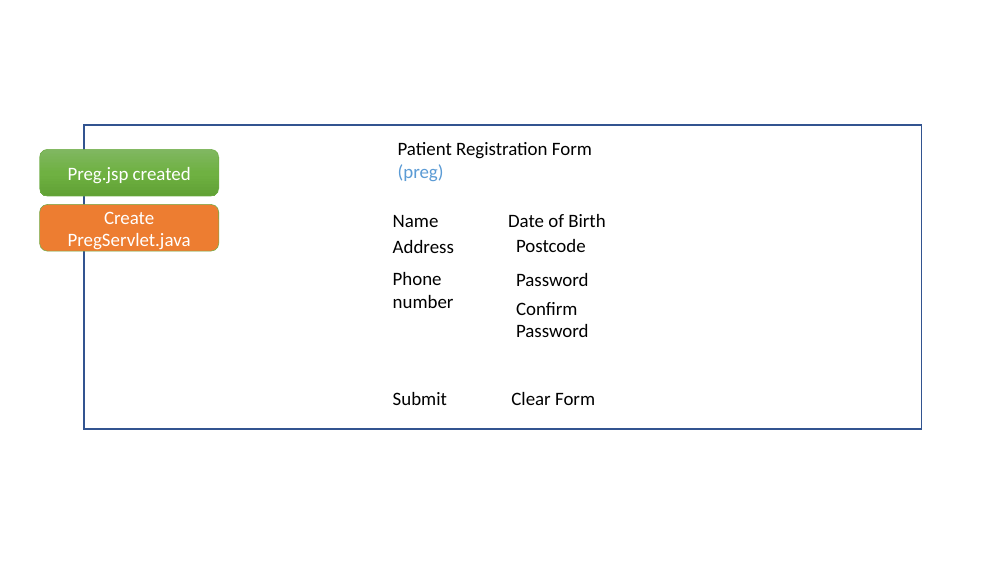
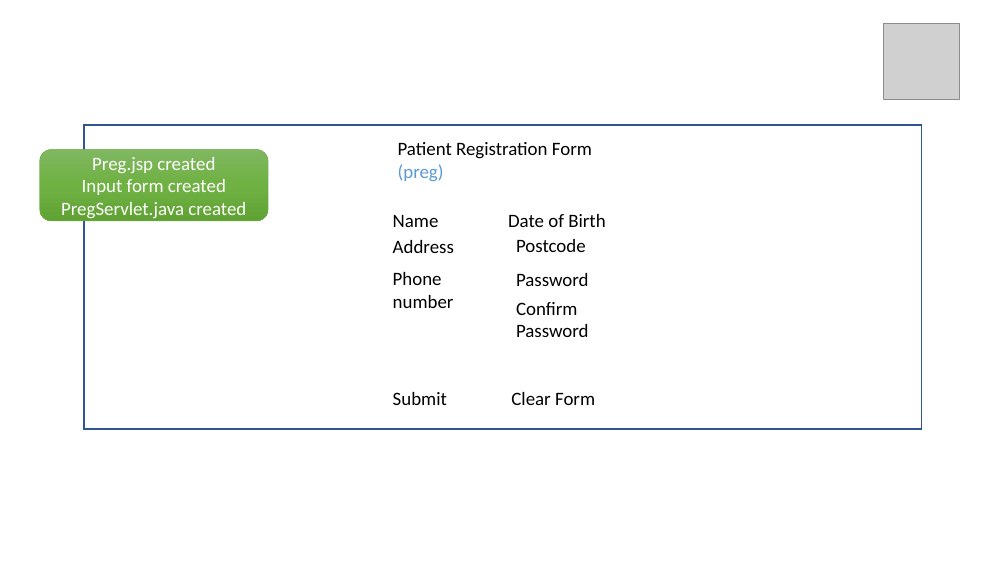
Before and after one commit to aaliceinw/ttagn2, a slide deck: slide 2 of Hospital Management Designv2.pptx. Drawn at 1008x567 pixels with LibreOffice and Linux fonts; fonts in the diff are those of the drawing; grey boxes stand for pictures. Boxes give left, top, right and bottom in pixels: in the first picture for what was removed or moved away, otherwise in the second. Text is boxed around its words. In the diff, an @@ line names an element or a change of style, - is before the commit and + after.

```diff
--- a/Hospital Management Designv2.pptx
+++ b/Hospital Management Designv2.pptx
@@ picture added at (884, 23, 960, 99) @@
@@ rounded rectangle "Preg.jsp created": place and size @@
-rounded rectangle "Preg.jsp created" at (39, 150, 219, 197)
+rounded rectangle "Preg.jsp created" at (39, 150, 268, 222)
@@ text in rounded rectangle at (61, 179, 246, 218): paragraphs added @@
+Input form created
+PregServlet.java created
@@ rounded rectangle removed at (39, 204, 219, 251) @@
-Create PregServlet.java
```
Also in this commit, not shown: 10 other slides changed, 2 slides removed, 1 other file.
